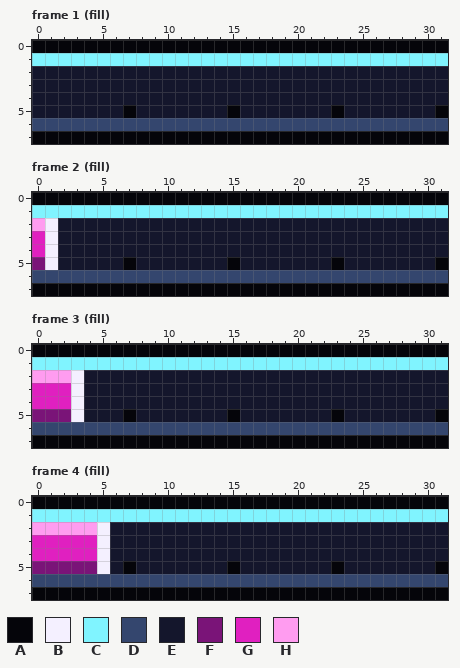
Two states of a pixel-art file, projects/007_survivors/art/hud_xp.aseprite. Above: the version before the commit.
32x8 pixels, 17 frames. Colours within 5 levels of each other are drawn and written as one. Shown: frame 1 (fill), frame 2 (fill), frame 3 (fill), frame 4 (fill). The commit also changed other frames, which this record leaves out.
Palette (. is transparent): A #05050a  B #f4f0ff  C #80f4ff  D #34466e  E #14162c  F #7a1478  G #e020c0  H #ff9cf0
New version:
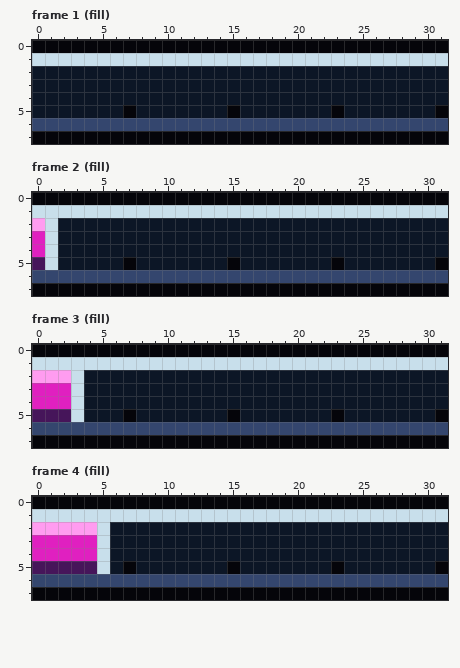
Diff:
Colour C changes from #80f4ff to #c8dfeb.
Colour E changes from #14162c to #0c1626.
Colour F changes from #7a1478 to #46155a.
Frame 2 (fill):
Colour B gives way to colour C in rows 2 to 5 at x 1.
Frame 3 (fill):
Colour B gives way to colour C in rows 2 to 5 at x 3.
Frame 4 (fill):
Colour B gives way to colour C in rows 2 to 5 at x 5.
Pixel boxes of the changes (left, top, right, bottom) in both pictures:
changed: (32, 53, 448, 118)
changed: (32, 205, 448, 270)
changed: (32, 357, 448, 422)
changed: (32, 509, 448, 574)
